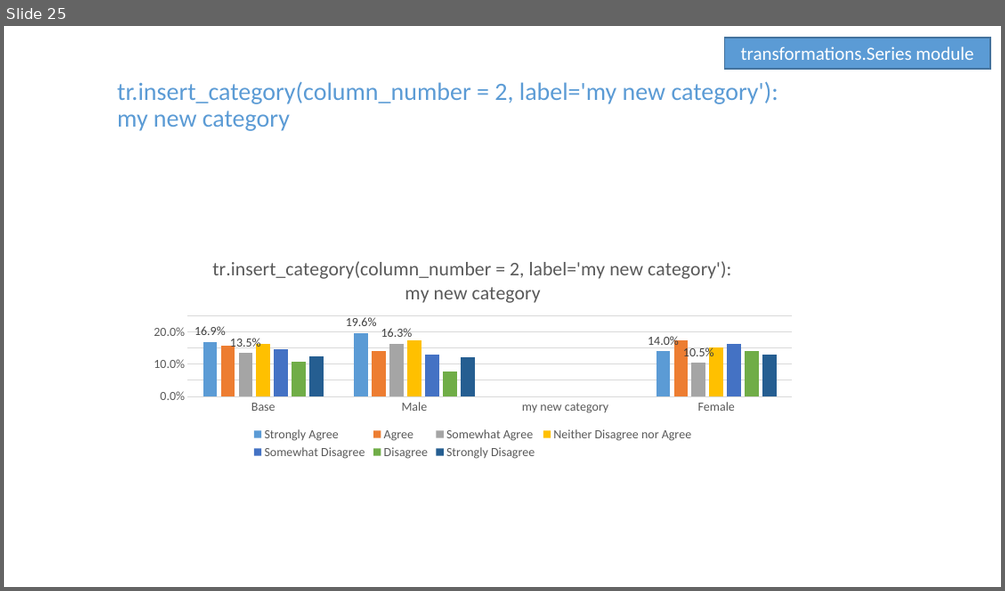
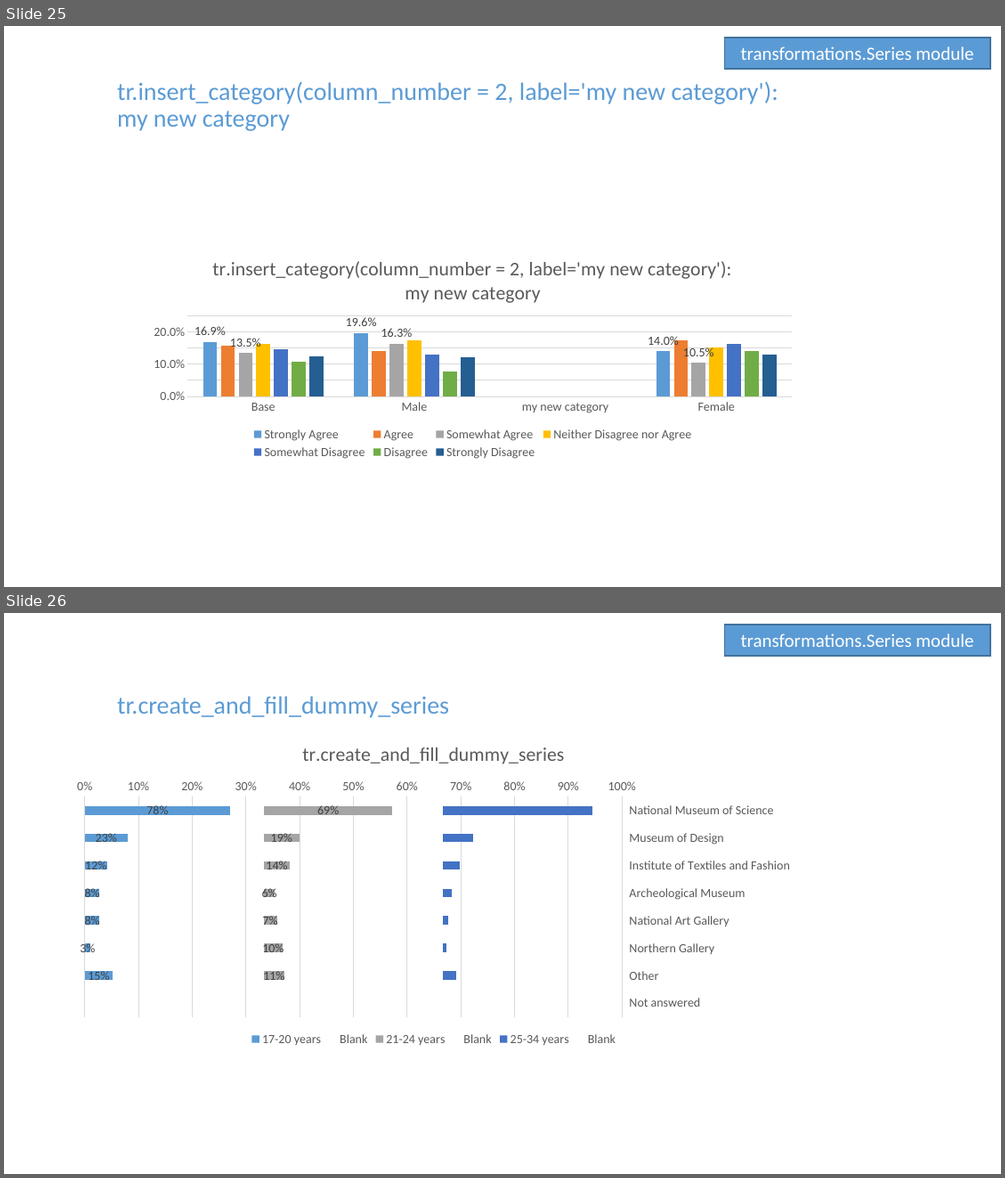
Before and after one commit to Collette-Curson/forgetdata_Slides_modules, a slide deck: Scripts/test_manual_transformations_known_good_results.pptx. Shown one above the other, each under a label of ours: slide 25 before the commit, slides 25 and 26 after it. The pictures are 1005x591 and 1005x1178 pixels, drawn with LibreOffice and Linux fonts; fonts in the diff are those of the drawing. Boxes give left, top, right and bottom in pixels: in the first picture for what was removed or moved away, otherwise in the second. Text is boxed around its words. In the diff, an @@ line names an element or a change of style, - is before the commit and + after.

Commit message:
affed reg test for creat_and_fill_dummy_series

```diff
--- a/Scripts/test_manual_transformations_known_good_results.pptx
+++ b/Scripts/test_manual_transformations_known_good_results.pptx
@@ slide 26 added at (4, 613, 1001, 1174), background #FFFFFF @@
@@ rectangle added at (725, 625, 990, 656), fill #5B9BD5, outline #43739E 1 pt, 18 pt, text #FFFFFF @@
+transformations.Series module
@@ title added at (117, 696, 449, 718), 24 pt, text #5B9BD5 @@
+tr.create_and_fill_dummy_series
@@ bar stacked 100% chart added at (63, 726, 806, 1049) @@
+title "tr.create_and_fill_dummy_series "
+categories: National Museum of Science, Museum of Design, Institute of Textiles and Fashion, Archeological Museum, National Art Gallery, Northern Gallery, Other, Not answered
+17-20 years: 0.78, 0.23, 0.12, 0.08, 0.08, 0.03, 0.15, -
+Blank: 0.18, 0.73, 0.84, 0.88, 0.88, 0.93, 0.81, 0.96
+21-24 years: 0.69, 0.19, 0.14, 0.06, 0.07, 0.1, 0.11, -
+Blank: 0.27, 0.77, 0.82, 0.9, 0.89, 0.86, 0.85, 0.96
+25-34 years: 0.8, 0.16, 0.09, 0.05, 0.03, 0.02, 0.07, -
+Blank: 0.16, 0.8, 0.87, 0.91, 0.93, 0.94, 0.89, 0.96
```
Also in this commit, not shown: 1 other file.
